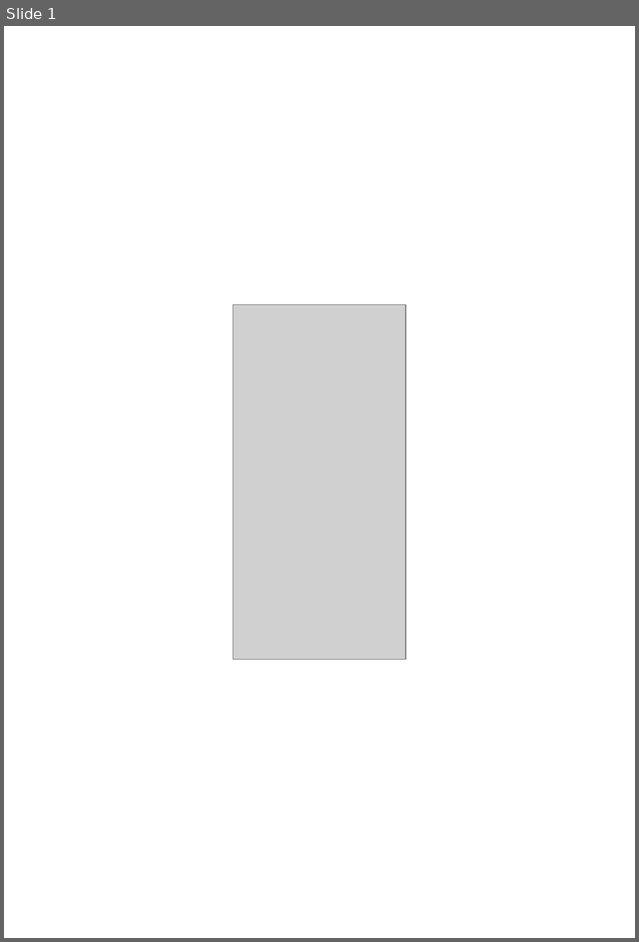
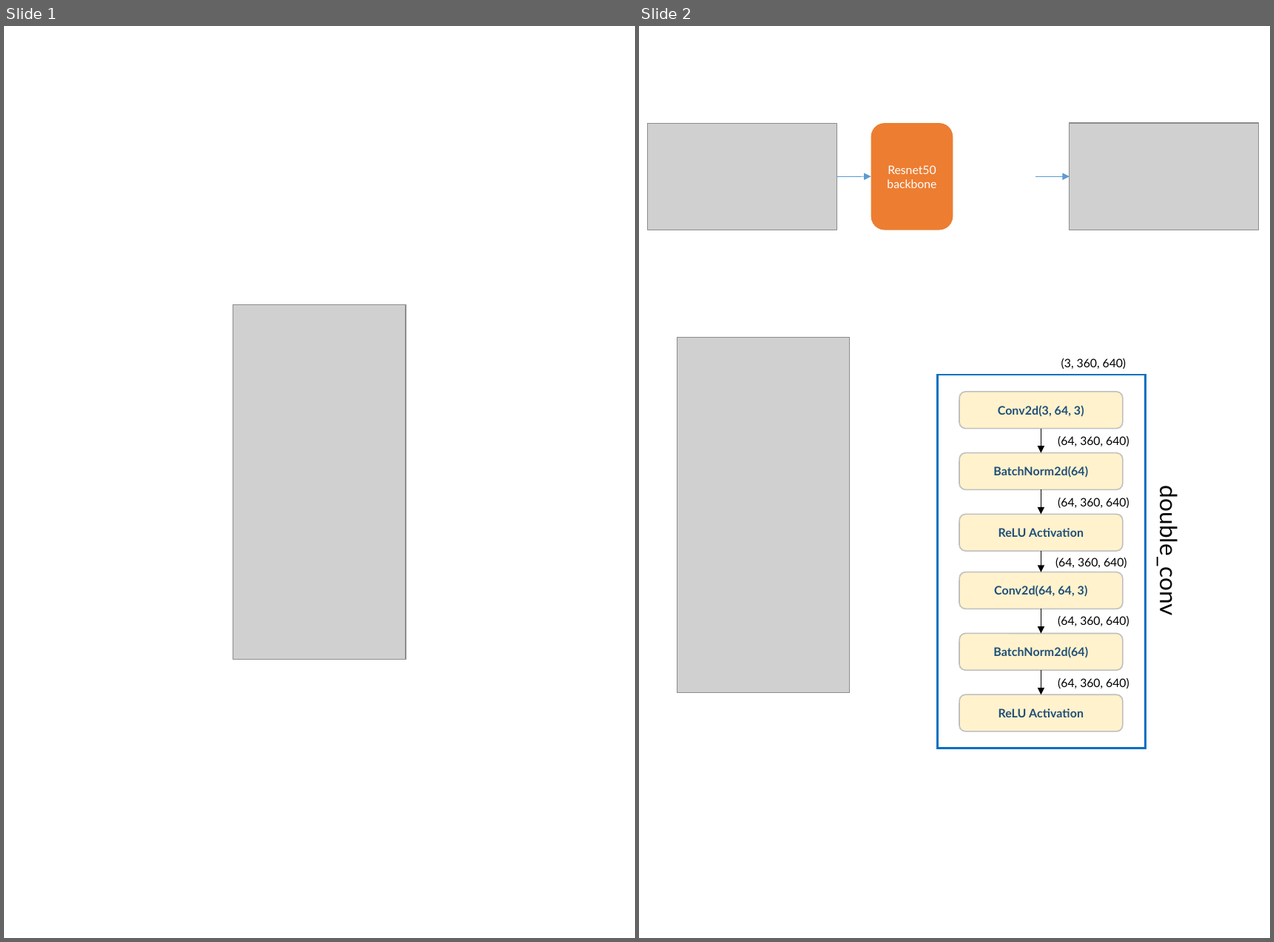
Before and after one commit to suryajayaraman/Semantic-Segmentation-using-Deep-Learning, a slide deck: images/presentation/models.pptx. Shown side by side, each under a label of ours: slide 1 before the commit, slides 1 and 2 after it. The pictures are 639x942 and 1274x942 pixels, drawn with LibreOffice and Linux fonts; fonts in the diff are those of the drawing; grey boxes stand for pictures. Boxes give left, top, right and bottom in pixels: in the first picture for what was removed or moved away, otherwise in the second. Text is boxed around its words. In the diff, an @@ line names an element or a change of style, - is before the commit and + after.

```diff
--- a/images/presentation/models.pptx
+++ b/images/presentation/models.pptx
@@ slide 2 added at [639,26,1270,938], background #FFFFFF @@
@@ picture added at [647,124,837,230] @@
@@ rounded rectangle added at [871,123,953,230], fill #ED7D31, 10 pt, text #FFFFFF @@
+Resnet50 backbone
@@ picture added at [1070,123,1259,230] @@
@@ arrow added from (837, 177) to (871, 177), #5B9BD5 0.5 pt @@
@@ arrow added from (1036, 177) to (1070, 177), #5B9BD5 0.5 pt @@
@@ picture added at [677,338,849,693] @@
@@ text added at [1062,358,1127,369], 10 pt, text #000000 @@
+(3, 360, 640)
@@ rectangle added at [938,375,1146,748], outline #0070C0 1.5 pt @@
@@ text added at [1156,499,1184,612], 20 pt, text #000000 @@
+double_conv
@@ group added at [959,392,1130,731]: 6 rounded rectangles, 5 arrows, 5 texts @@
+Conv2d(3, 64, 3)
+BatchNorm2d(64)
+ReLU Activation
+(64, 360, 640)
+(64, 360, 640)
+Conv2d(64, 64, 3)
+BatchNorm2d(64)
+ReLU Activation
+(64, 360, 640)
+(64, 360, 640)
+(64, 360, 640)
```
Also in this commit, not shown: 2 other files.
